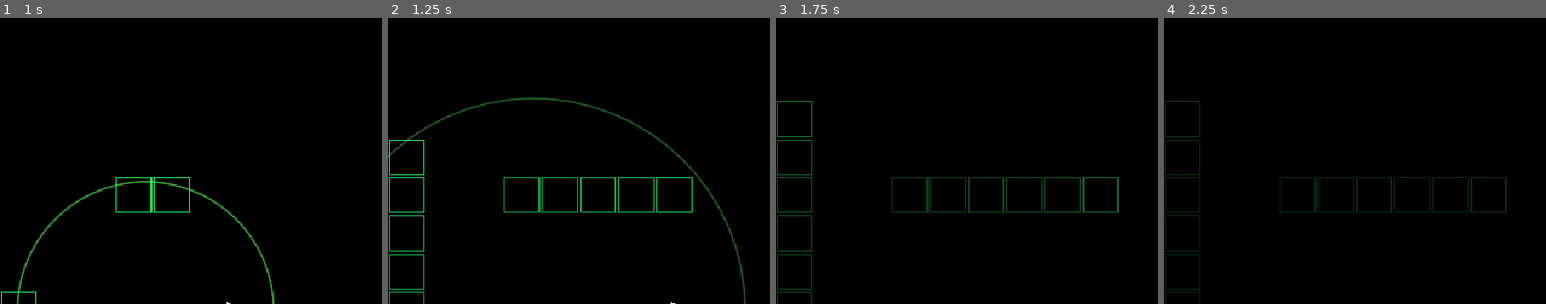
Above: before the commit, frames 1-4 (left to right).
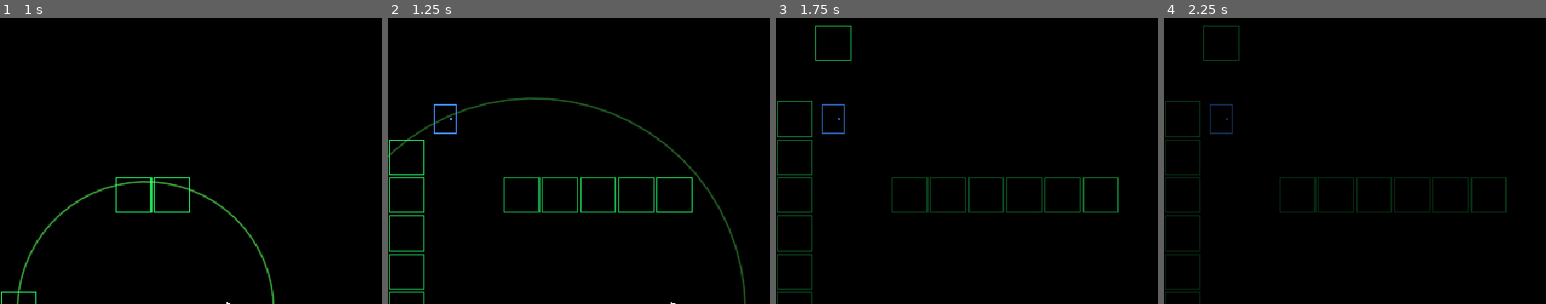
Above: after the commit, the same moments.

Repository: UnderstoodUseYourUsernameHere/Sonar
Game: Godot game, scene res://scenes/main.tscn
The game is run twice, just before and just after one commit, with the same random seed, the same clock (stepped at 60 frames per second) and the same inputs.
Inputs (mouse positions are % of the whole screen's width and height, from its top left):
- Up to frame 1 (1 s): tap Enter at 0.5 s; move the mouse to (72, 45) at 0.52 s; hold Right (move_right) from 0.53 s (still down); tap Space (ping) at 0.6 s; click (72, 45) at 0.67 s
- Up to frame 2 (1.25 s): keep holding Right (move_right)
- Up to frame 3 (1.75 s): move the mouse to (30, 55) at 1.27 s; release Right (move_right) at 1.28 s; hold S (move_down) from 1.28 s (still down); tap Alt at 1.35 s
- Up to frame 4 (2.25 s): move the mouse to (60, 28) at 2.02 s; release S (move_down) at 2.03 s; hold Right (move_right) from 2.03 s (still down); tap Shift at 2.1 s
The pictures show only the part of the screen within x 0-50%, y 32-82%; the shares and areas given below are measured in that part.

Frame 1 is identical in both runs. In frame 2, 0.1% of the frame differs, in the area x 12-18%, y 30-41%; in frame 3, 0.3%, in the area x 10-20%, y 2-41%; in frame 4, 0.3%.

Commit message:
Add exit revealed by sonar ping, with win screen, exit needs access card added prior

Diff:
--- a/scripts/main.gd
+++ b/scripts/main.gd
@@ -35,6 +35,11 @@
 const CARD_COLOR: Color = Color(1.0, 0.82, 0.18, 1.0)
 const CARD_DIM_ALPHA: float = 0.30
 const CARD_FLASH_DURATION: float = 1.0
+
+const EXIT_LOCKED_COLOR: Color = Color(0.25, 0.55, 1.0, 1.0)
+const EXIT_OPEN_COLOR: Color = Color(0.2, 1.0, 0.45, 1.0)
+const EXIT_DIM_ALPHA: float = 0.30
+const EXIT_FLASH_DURATION: float = 1.0
 
 const DEBUG_SHOW_MONSTER: bool = false
 
@@ -44,9 +49,9 @@
 	"#..###.............#",
 	"#..#......#........#",
 	"#..#......#........#",
-	"#..#..####.....#...#",
+	"##########.....#...#",
 	"#.......#.......#..#",
-	"#.......#..........#",
+	"#X......#..........#",
 	"#..............#...#",
 	"#..######..........#",
 	"#..............#...#",
@@ -129,6 +134,12 @@
 var card_last_lit_time: float = -1000.0
 var has_access_card: bool = false
 
+var exit_cell: Vector2i = Vector2i.ZERO
+var exit_draw_position: Vector2 = Vector2.ZERO
+var exit_discovered: bool = false
+var exit_last_lit_time: float = -1000.0
+var has_won: bool = false
+
 var astar: AStarGrid2D = AStarGrid2D.new() ## I really like this name for some reason!
 var monster_path: Array[Vector2i] = []
 
@@ -143,6 +154,7 @@
 	_build_monster_shape()
 
 	card_draw_position = _cell_center(card_cell)
+	exit_draw_position = _cell_center(exit_cell)
 
 	_build_astar()
 	monster_rng.randomize()
@@ -201,6 +213,50 @@
 		Color(1.0, 0.85, 0.85, 1.0)
 	)
 
+func _draw_victory() -> void:
+	var screen_size: Vector2 = Vector2(
+		map_width * TILE_SIZE,
+		map_height * TILE_SIZE
+	)
+
+	draw_rect(
+		Rect2(Vector2.ZERO, screen_size),
+		Color(0.0, 0.16, 0.08, 0.78),
+		true
+	)
+
+	var font: Font = ThemeDB.fallback_font
+
+	draw_string(
+		font,
+		Vector2(0.0, 320.0),
+		"ACCESS GRANTED",
+		HORIZONTAL_ALIGNMENT_CENTER,
+		screen_size.x,
+		42,
+		Color(0.3, 1.0, 0.55, 1.0)
+	)
+
+	draw_string(
+		font,
+		Vector2(0.0, 365.0),
+		"YOU HAVE ESCAPED THE STATION!",
+		HORIZONTAL_ALIGNMENT_CENTER,
+		screen_size.x,
+		22,
+		Color(0.75, 1.0, 0.82, 1.0)
+	)
+
+	draw_string(
+		font,
+		Vector2(0.0, 405.0),
+		"PRESS R TO PLAY AGAIN",
+		HORIZONTAL_ALIGNMENT_CENTER,
+		screen_size.x,
+		18,
+		Color(0.75, 1.0, 0.82, 1.0)
+	)
+
 func _parse_map() -> bool:
 	if MAP_ROWS.is_empty():
 		push_error("MAP_ROWS cant be empty!")
@@ -214,6 +270,7 @@
 	var start_count: int = 0
 	var monster_count: int = 0
 	var card_count: int = 0
+	var exit_count: int = 0
 
 	for y in range(map_height):
 		var row: String = MAP_ROWS[y]
@@ -234,6 +291,9 @@
 			elif tile == "K":
 				card_count += 1
 				card_cell = Vector2i(x, y)
+			elif tile == "X":
+				exit_count += 1
+				exit_cell = Vector2i(x, y)
 			elif tile == "#":
 				wall_cells.append(Vector2i(x, y))
 			elif tile != ".":
@@ -250,6 +310,9 @@
 	if card_count != 1:
 		push_error("Expected exactly one K access card but found %d!" % [card_count])
 		return false
+	if exit_count != 1:
+		push_error("Expected exactly one X exit marker but found %d!" % [exit_count])
+		return false
 	return true
 
 func _build_astar() -> void:
@@ -422,7 +485,7 @@
 	if not map_is_valid:
 		return
 
-	if game_over:
+	if game_over or has_won:
 		if Input.is_action_just_pressed("restart"):
 			get_tree().reload_current_scene()
 
@@ -460,6 +523,7 @@
 	_update_monster_ai(delta)
 	_check_card_collection()
 	_check_player_caught()
+	_check_for_victory()
 
 	queue_redraw()
 
@@ -580,6 +644,7 @@
 		_reveal_walls_for_pulse(pulse)
 		_reveal_monster_for_pulse(pulse)
 		_reveal_card_for_pulse(pulse)
+		_reveal_exit_for_pulse(pulse)
 
 	for i in range(active_pulses.size() - 1, -1, -1):
 		if active_pulses[i].radius >= PING_MAX_RADIUS:
@@ -625,6 +690,21 @@
 
 	card_discovered = true
 	card_last_lit_time = game_time
+
+func _reveal_exit_for_pulse(pulse: SonarPulse) -> void:
+	var distance: float = pulse.origin.distance_to(exit_draw_position)
+	var ring_reached_exit: bool = (
+		distance > pulse.previous_radius
+		and distance <= pulse.radius
+	)
+	if not ring_reached_exit:
+		return
+
+	if not _has_line_of_sight(pulse.origin_cell, exit_cell):
+		return
+
+	exit_discovered = true
+	exit_last_lit_time = game_time
 
 func _reveal_monster_for_pulse(pulse: SonarPulse) -> void:
 	var distance: float = pulse.origin.distance_to(monster_draw_position)
@@ -656,6 +736,20 @@
 	has_access_card = true
 	card_discovered = true
 
+func _check_for_victory() -> void:
+	if has_won or game_over:
+		return
+
+	if not has_access_card:
+		return
+
+	if player_cell != exit_cell:
+		return
+
+	has_won = true
+	active_pulses.clear()
+	monster_path.clear()
+
 func _draw() -> void:
 	if not map_is_valid:
 		return
@@ -673,16 +767,20 @@
 	_draw_revealed_walls()
 	_draw_pulses()
 	_draw_access_card()
+	_draw_exit_marker()
 	_draw_monster_snapshot()
 
 	if DEBUG_SHOW_MONSTER:
 		_draw_debug_path()
 		_draw_monster_ai_debug()
-		_draw_monster_at(monster_draw_position, 1.0)
+		_draw_monster_at(monster_draw_position, 0.35)
 
 	_draw_player()
+
 	if game_over:
 		_draw_game_over()
+	elif has_won:
+		_draw_victory()
 
 func _build_monster_shape() -> void:
 	var rng: RandomNumberGenerator = RandomNumberGenerator.new()
@@ -773,6 +871,36 @@
 		2.0,
 		color
 	)
+
+func _draw_exit_marker() -> void:
+	if not exit_discovered:
+		return
+
+	var seconds_since_lit: float = game_time - exit_last_lit_time
+
+	var flash: float = clampf(
+		1.0 - seconds_since_lit / EXIT_FLASH_DURATION,
+		0.0,
+		1.0
+	)
+
+	var alpha: float = lerpf(EXIT_DIM_ALPHA, 1.0, flash)
+
+	var base_color: Color
+	if has_access_card:
+		base_color = EXIT_OPEN_COLOR
+	else:
+		base_color = EXIT_LOCKED_COLOR
+
+	var color: Color = Color(base_color, alpha)
+
+	var door_rect: Rect2 = Rect2(
+		exit_draw_position - Vector2(14.0, 18.0),
+		Vector2(28.0, 36.0)
+	)
+
+	draw_rect(door_rect, color, false, 2.0)
+	draw_circle(exit_draw_position + Vector2(7.0, 0.0), 2.0, color)
 
 func _draw_pulses() -> void:
 	for pulse in active_pulses:
